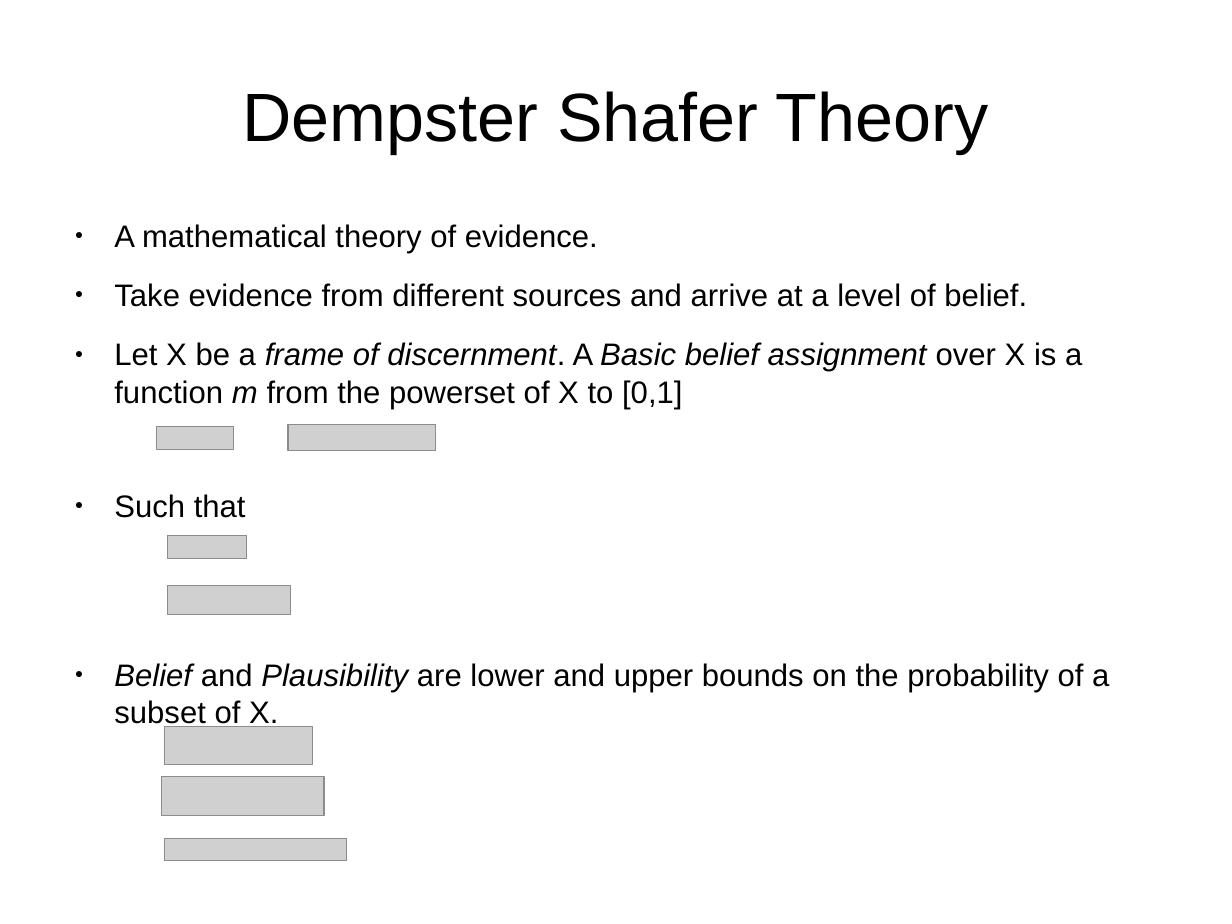
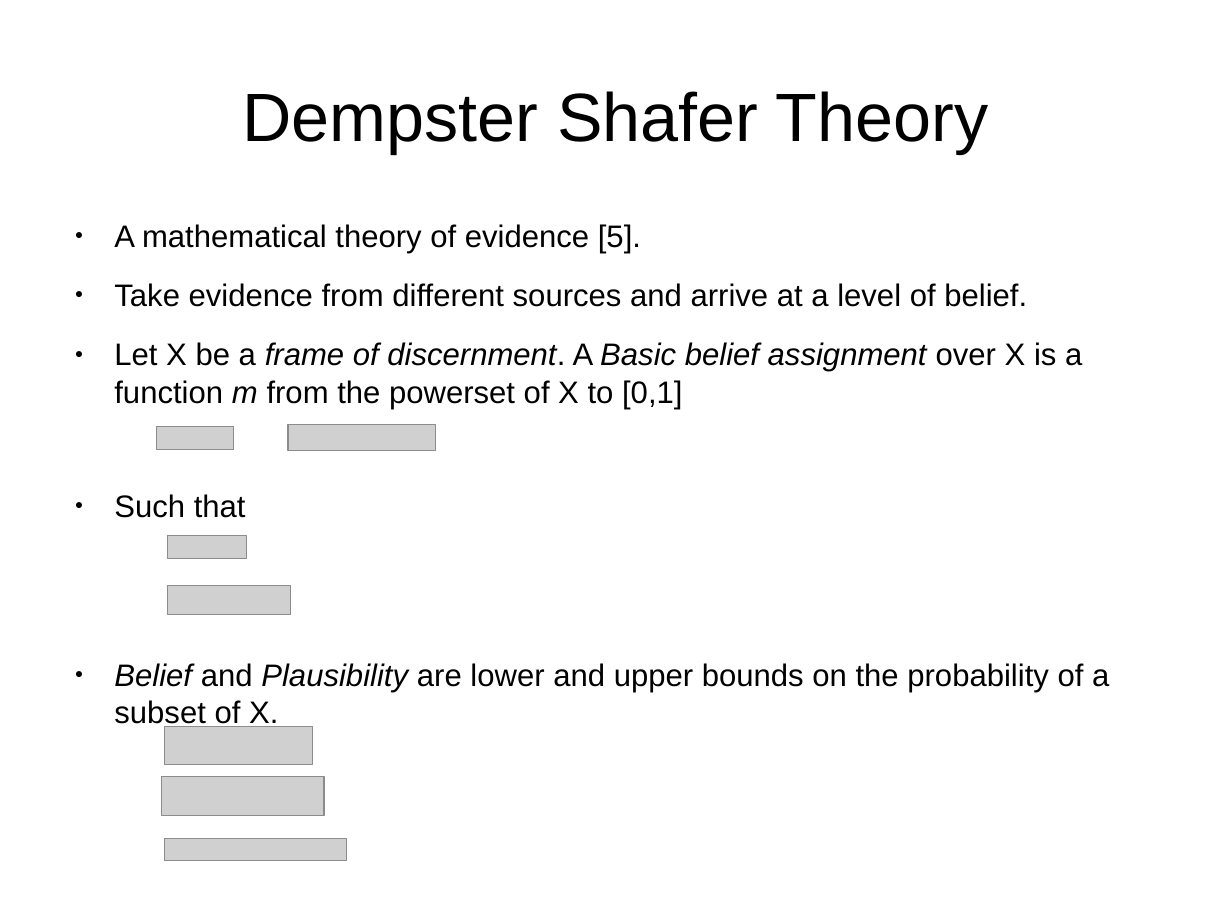
Before and after one commit to bstamour/SLHS, a slide deck: slide 10 of docs/proposal-from-bob.odp. Drawn at 1232x924 pixels with LibreOffice and Linux fonts; fonts in the diff are those of the drawing; grey boxes stand for pictures. Boxes give left, top, right and bottom in pixels: in the first picture for what was removed or moved away, otherwise in the second. Text is boxed around its words. In the diff, an @@ line names an element or a change of style, - is before the commit and + after.

```diff
--- a/docs/proposal-from-bob.odp
+++ b/docs/proposal-from-bob.odp
@@ text at box(114, 224, 641, 253): text changed @@
-● A mathematical theory of evidence.
+● A mathematical theory of evidence [5].
```
Also in this commit, not shown: 10 other slides changed, 4 slides added, 1 slide removed.
